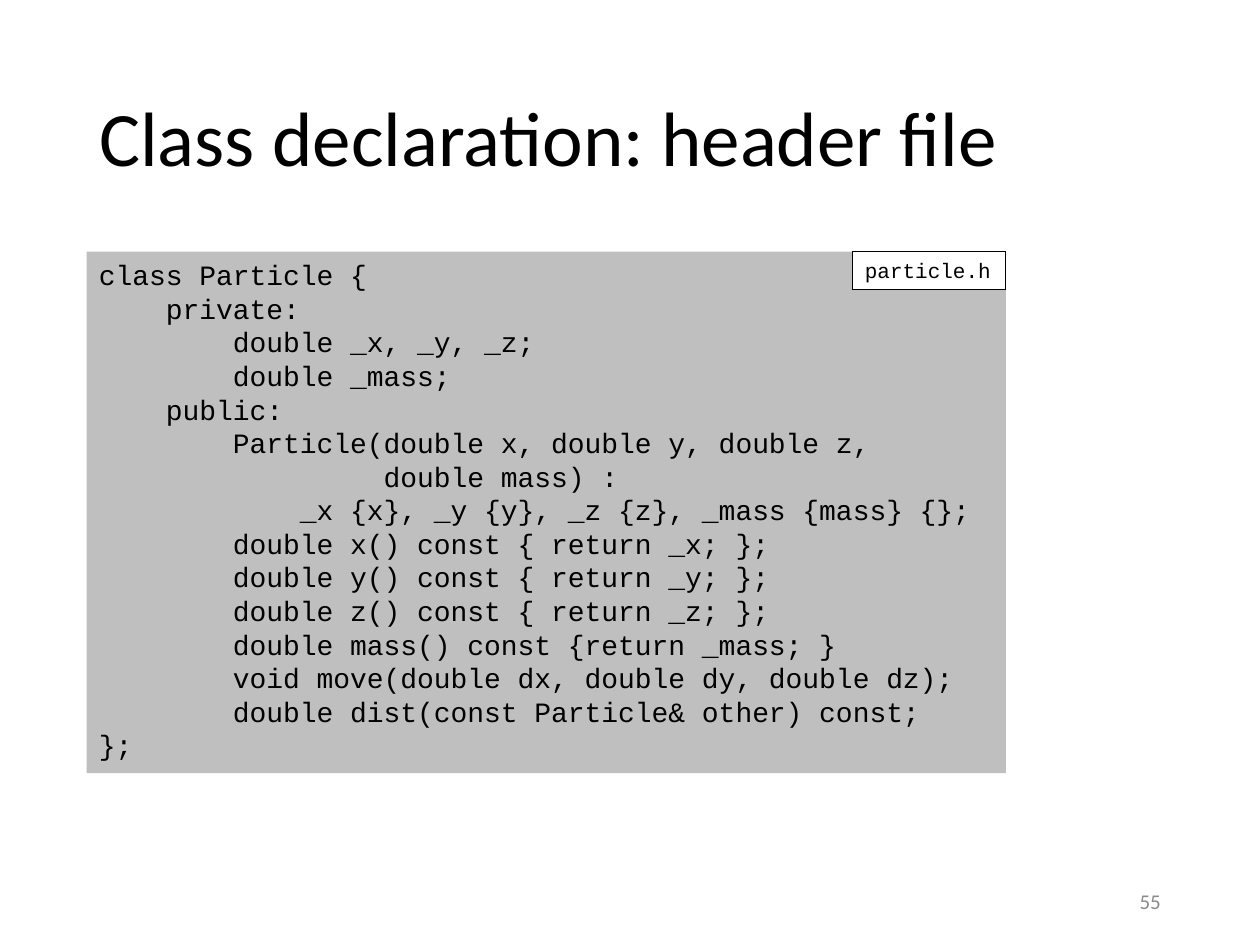
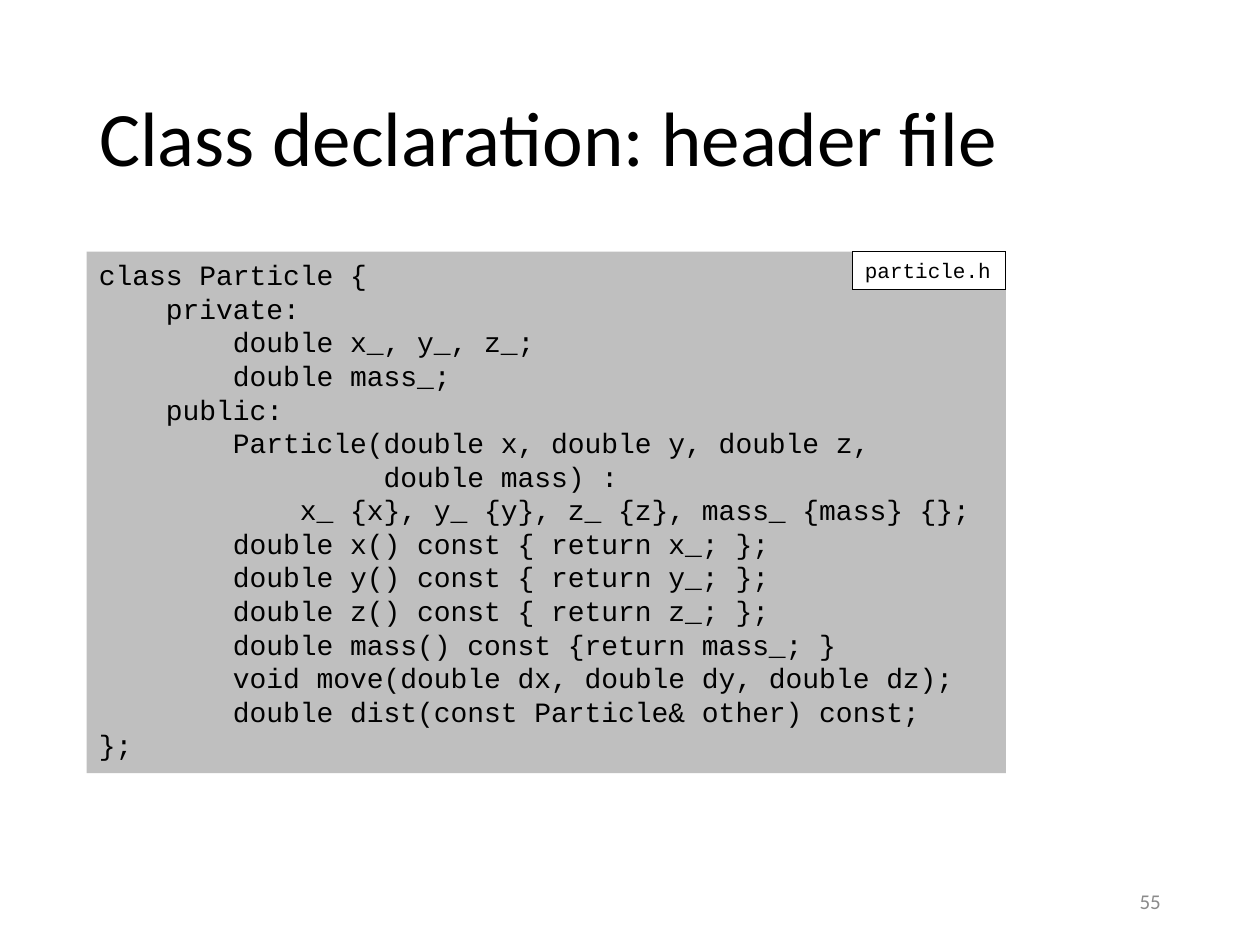
Before and after one commit to gjbex/training-material, a slide deck: slide 55 of CPlusPlus/scientific_cpp.pptx. Drawn at 1260x945 pixels with LibreOffice and Linux fonts; fonts in the diff are those of the drawing. Boxes give left, top, right and bottom in pixels: in the first picture for what was removed or moved away, otherwise in the second. Text is boxed around its words. In the diff, an @@ line names an element or a change of style, - is before the commit and + after.

Commit message:
Fix class member names

```diff
--- a/CPlusPlus/scientific_cpp.pptx
+++ b/CPlusPlus/scientific_cpp.pptx
@@ text in rectangle at (233,333,534,391): text changed @@
-double _x, _y, _z;
-double _mass;
+double x_, y_, z_;
+double mass_;
@@ text in rectangle at (233,500,903,661): text changed @@
-_x {x}, _y {y}, _z {z}, _mass {mass} {};
-double x() const { return _x; };
-double y() const { return _y; };
-double z() const { return _z; };
-double mass() const {return _mass; }
+x_ {x}, y_ {y}, z_ {z}, mass_ {mass} {};
+double x() const { return x_; };
+double y() const { return y_; };
+double z() const { return z_; };
+double mass() const {return mass_; }
```
Also in this commit, not shown: 12 other slides changed.
